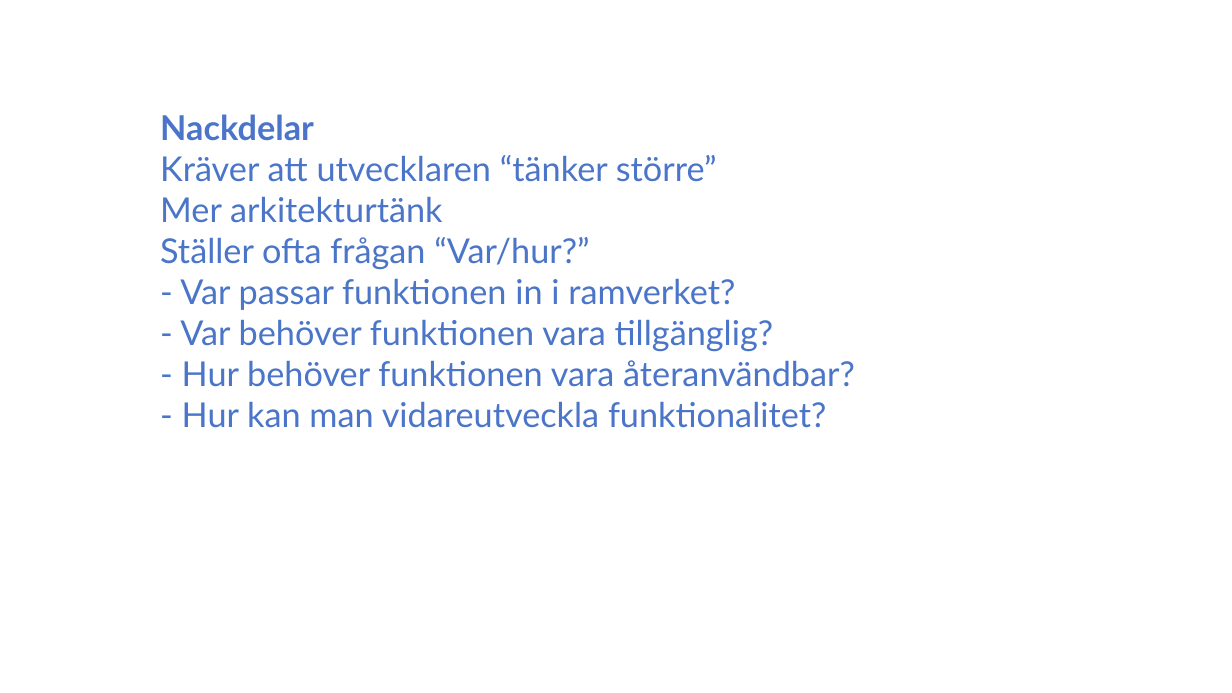
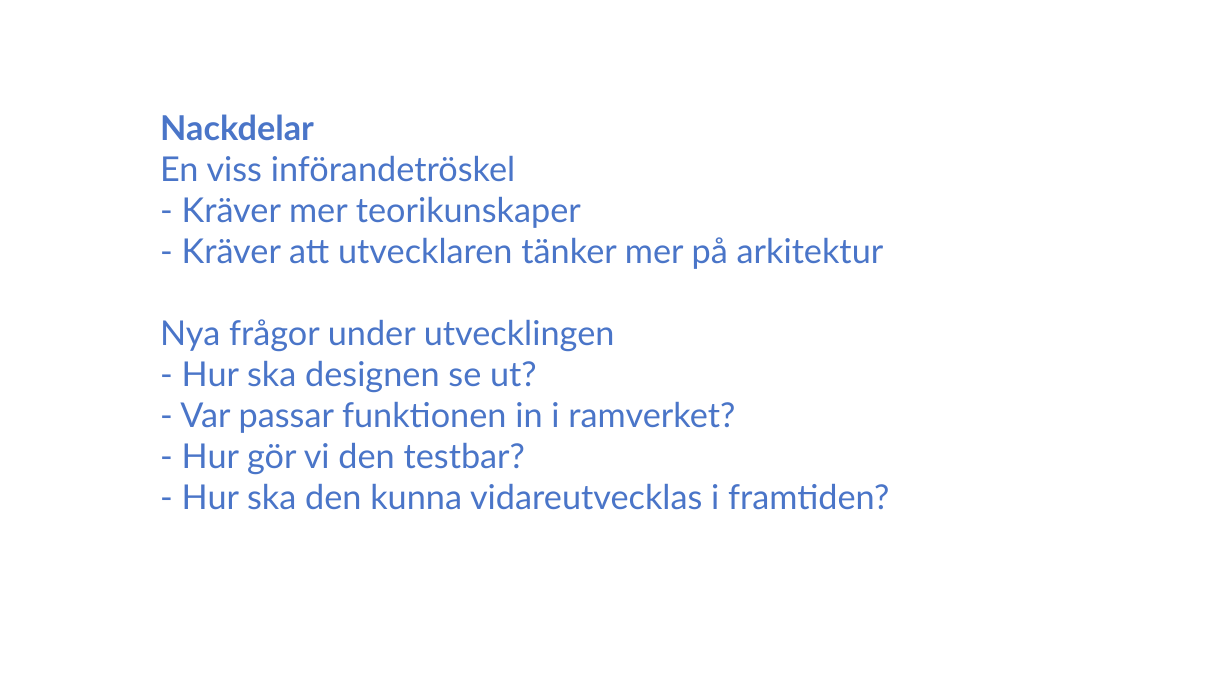
Before and after one commit to pereriksson/taskist, a slide deck: slide 12 of doc/Redovisning.pptx. Drawn at 1232x693 pixels with LibreOffice and Linux fonts; fonts in the diff are those of the drawing. Boxes give left, top, right and bottom in pixels: in the first picture for what was removed or moved away, otherwise in the second. Text is boxed around its words. In the diff, an @@ line names an element or a change of style, - is before the commit and + after.

```diff
--- a/doc/Redovisning.pptx
+++ b/doc/Redovisning.pptx
@@ text at bbox=[160, 156, 889, 510]: text changed @@
-● Kräver att utvecklaren “tänker större”
-● Mer arkitekturtänk
-● Ställer ofta frågan “Var/hur?”
-● - Var passar funktionen in i ramverket?
-● - Var behöver funktionen vara tillgänglig?
-● - Hur behöver funktionen vara återanvändbar?
-● - Hur kan man vidareutveckla funktionalitet?
+● En viss införandetröskel
+  - Kräver mer teorikunskaper
+● - Kräver att utvecklaren tänker mer på arkitektur
+● Nya frågor under utvecklingen
+● - Hur ska designen se ut?
+  - Var passar funktionen in i ramverket?
+● - Hur gör vi den testbar?
+  - Hur ska den kunna vidareutvecklas i framtiden?
```
Also in this commit, not shown: 9 other slides changed.
